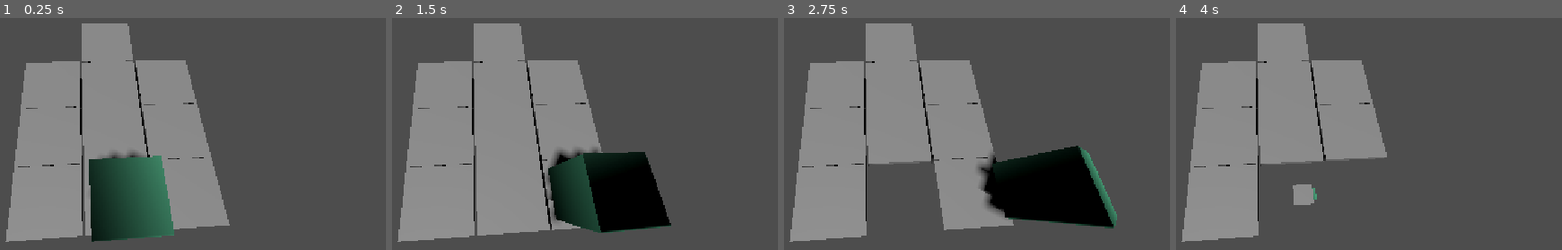
Above: before the commit, frames 1-4 (left to right).
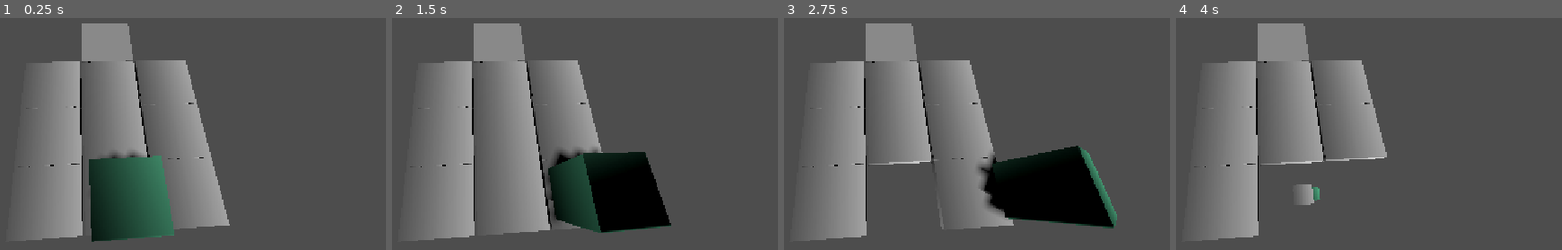
Above: after the commit, the same moments.

Repository: TheAbdullahSaleem/Cube-Collector-3d
Game: Godot game, scene res://Scenes/main.tscn
Same seed, same stepped clock (60 frames per second), same inputs: the game is played once before the commit and once after it.
Inputs (mouse positions are in pixels of both pictures, inside the frame that each line leads up to):
- Up to frame 1 (0.25 s): no input
- Up to frame 2 (1.5 s): tap Enter at 0.5 s; move the mouse to (654, 143) at 0.52 s; hold Right (right) 0.53-1.28 s; tap Alt at 0.6 s; click (654, 143) at 0.67 s; move the mouse to (outside the picture) at 1.27 s; hold Down (backward) from 1.28 s (still down); tap Shift at 1.35 s
- Up to frame 3 (2.75 s): move the mouse to (961, 73) at 2.02 s; release Down (backward) at 2.03 s; hold Right (right) from 2.03 s (still down); tap Alt at 2.1 s
- Up to frame 4 (4 s): move the mouse to (1245, 243) at 2.77 s; release Right (right) at 2.78 s; hold Up (forward) 2.78-3.53 s; tap Shift at 2.85 s; click (1245, 243) at 2.92 s; move the mouse to (1496, 224) at 3.52 s; hold Left (left) from 3.53 s (still down); tap Alt at 3.6 s

The runs differ from the first frame. In frame 1, 12% of the frame differs, in the area x 1-58%, y 18-97%; in frame 2, 14%, in the area x 1-72%, y 18-97%; in frame 3, 13%; in frame 4, 11%.

Commit message:
Made all mechanics work and hopefully they will not break again

Diff:
--- a/Scenes/Tile.tscn
+++ b/Scenes/Tile.tscn
@@ -1,6 +1,14 @@
 [gd_scene format=3 uid="uid://becc3opffhc2n"]
 
 [ext_resource type="Script" uid="uid://bp5sufsxydq2c" path="res://Scenes/tile.gd" id="1_t0yj4"]
+
+[sub_resource type="Gradient" id="Gradient_t0yj4"]
+
+[sub_resource type="GradientTexture2D" id="GradientTexture2D_r4md0"]
+gradient = SubResource("Gradient_t0yj4")
+
+[sub_resource type="StandardMaterial3D" id="StandardMaterial3D_rpqav"]
+albedo_texture = SubResource("GradientTexture2D_r4md0")
 
 [sub_resource type="BoxMesh" id="BoxMesh_y1q5r"]
 size = Vector3(1, 0.10595703, 1)
@@ -8,10 +16,11 @@
 [sub_resource type="BoxShape3D" id="BoxShape3D_y1q5r"]
 size = Vector3(1, 0.2, 1)
 
-[node name="Tile" type="AnimatableBody3D" unique_id=1770146868]
+[node name="Tile" type="AnimatableBody3D" unique_id=1770146868 groups=["Tiles"]]
 script = ExtResource("1_t0yj4")
 
 [node name="MeshInstance3D" type="MeshInstance3D" parent="." unique_id=2137581547]
+material_override = SubResource("StandardMaterial3D_rpqav")
 mesh = SubResource("BoxMesh_y1q5r")
 
 [node name="CollisionShape3D" type="CollisionShape3D" parent="." unique_id=743571812]
--- a/project.godot
+++ b/project.godot
@@ -58,6 +58,7 @@
 [physics]
 
 3d/physics_engine="Jolt Physics"
+3d/default_gravity=5.0
 
 [rendering]
 
